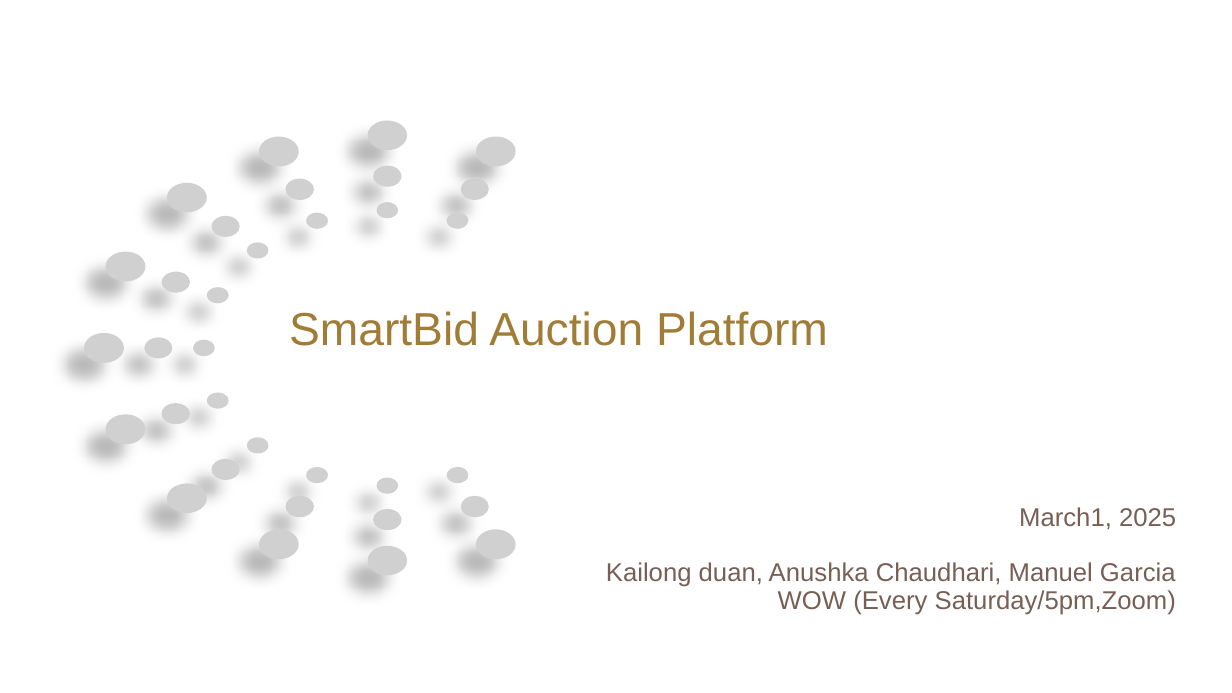
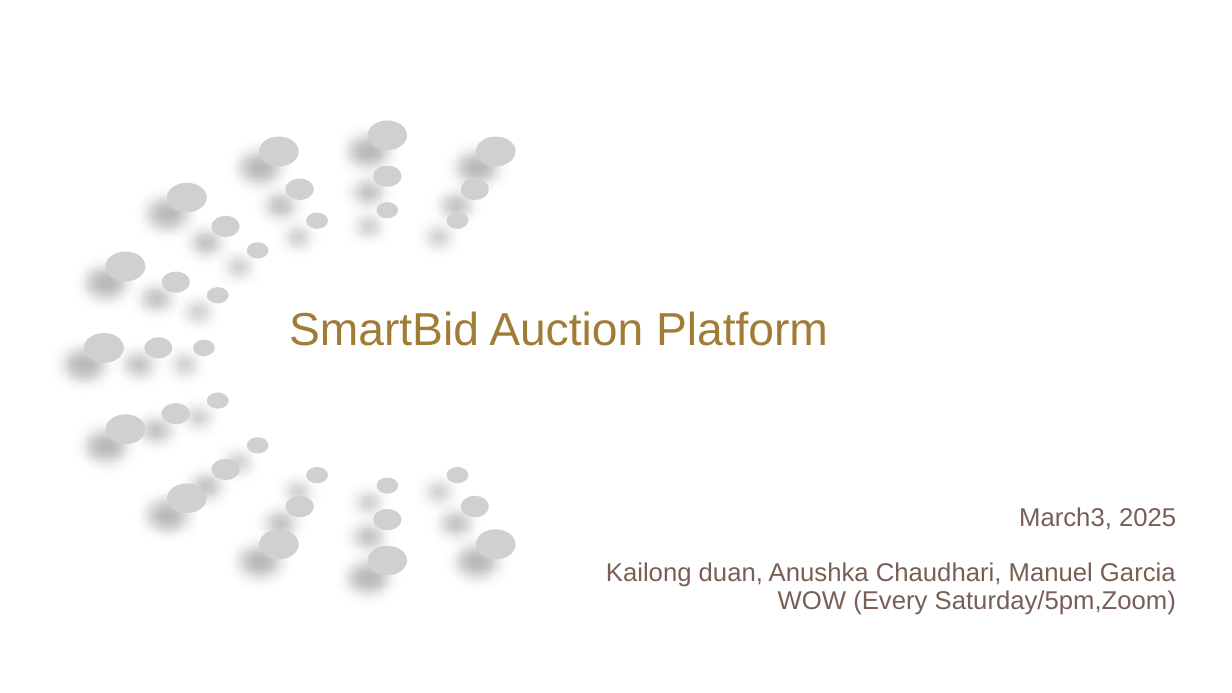
Before and after one commit to dkl520/cs7315_project, a slide deck: slide 1 of 4/group2 - pro4.pptx. Drawn at 1232x693 pixels with LibreOffice and Linux fonts; fonts in the diff are those of the drawing; grey boxes stand for pictures. Boxes give left, top, right and bottom in pixels: in the first picture for what was removed or moved away, otherwise in the second. Text is boxed around its words. In the diff, an @@ line names an element or a change of style, - is before the commit and + after.

```diff
--- a/4/group2 - pro4.pptx
+++ b/4/group2 - pro4.pptx
@@ subtitle at (x1=1019, y1=507, x2=1176, y2=530): text changed @@
-March1, 2025
+March3, 2025
```
Also in this commit, not shown: 6 other slides changed, 6 slides removed, 1 other file.
